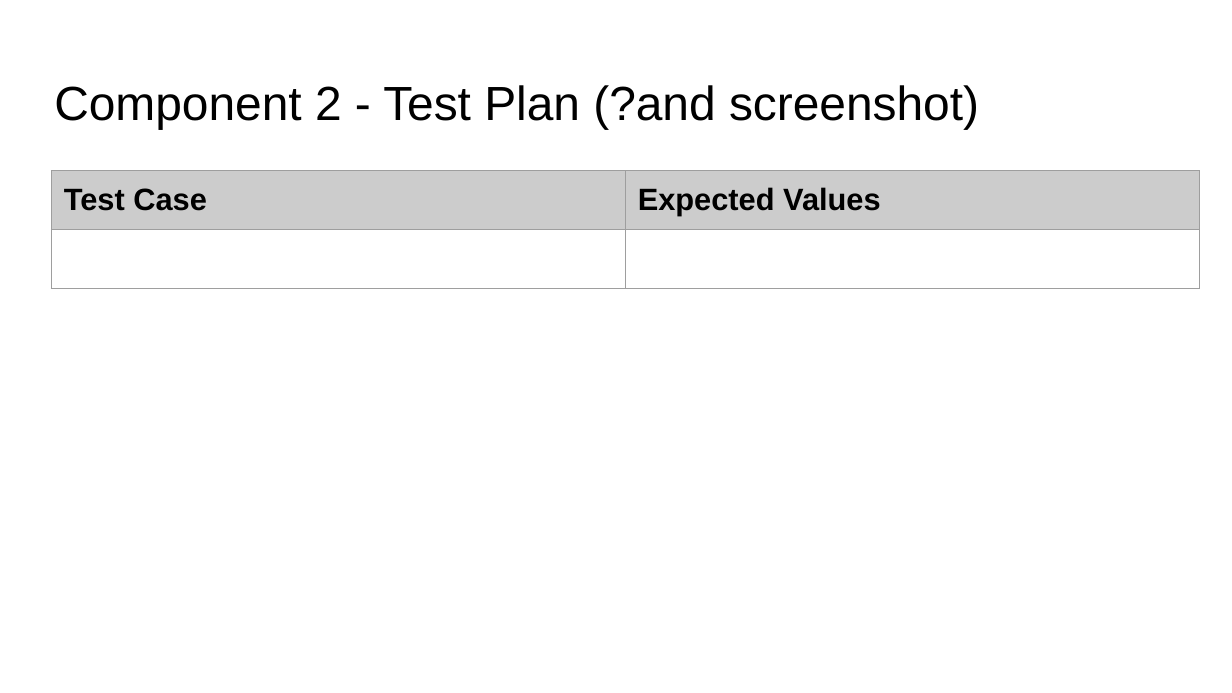
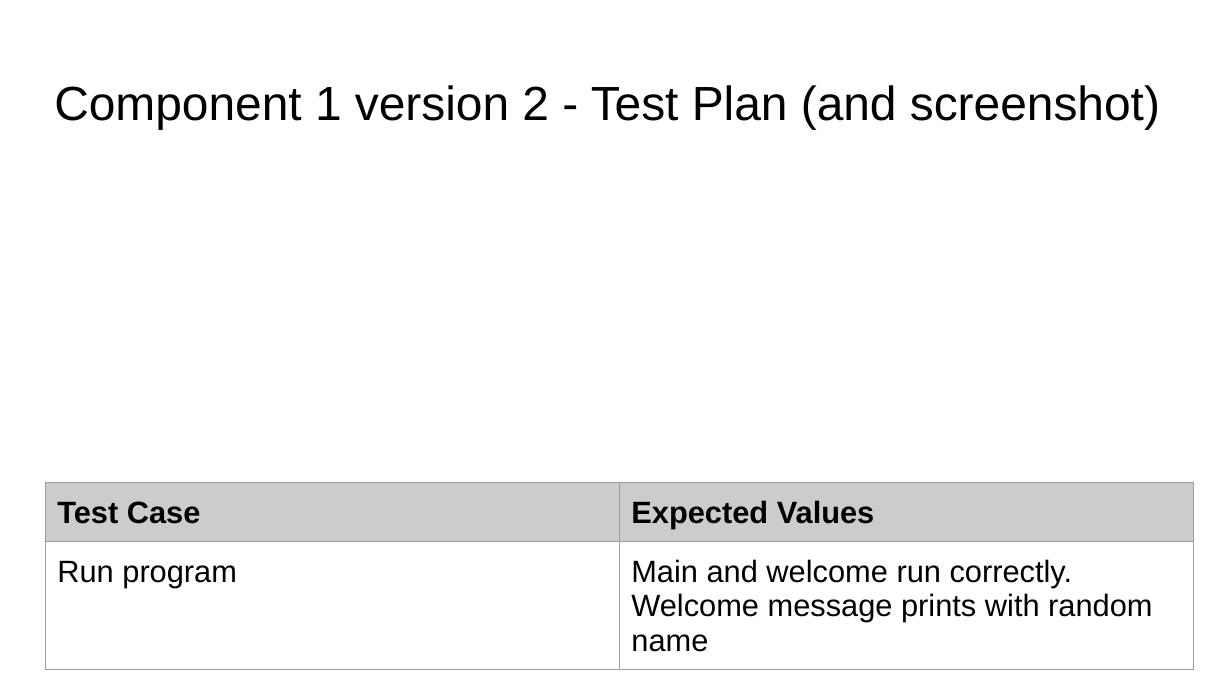
Before and after one commit to danettp/pizza_bot, a slide deck: slide 6 of 022_91893+_+91897+Documentation.pptx (slide 7 before the commit). Drawn at 1232x693 pixels with LibreOffice and Linux fonts; fonts in the diff are those of the drawing. Boxes give left, top, right and bottom in pixels: in the first picture for what was removed or moved away, otherwise in the second. Text is boxed around its words. In the diff, an @@ line names an element or a change of style, - is before the commit and + after.

Commit message:
Created welcome v2
Changed the welcome message code into a function. Also created main() function to call welcome()

```diff
--- a/022_91893+_+91897+Documentation.pptx
+++ b/022_91893+_+91897+Documentation.pptx
@@ title at (54, 85, 1160, 129): text changed @@
-Component 2 - Test Plan (?and screenshot)
+Component 1 version 2 - Test Plan (and screenshot)
@@ table removed at (52, 171, 1200, 294), 2 rows, 2 columns @@
-Test Case | Expected Values
- | 
@@ table added at (46, 483, 1194, 680), 2 rows, 2 columns @@
+Test Case | Expected Values
+Run program | Main and welcome run correctly. Welcome message prints with random name
```
Also in this commit, not shown: 1 other slide changed, 1 slide added, 2 other files.
